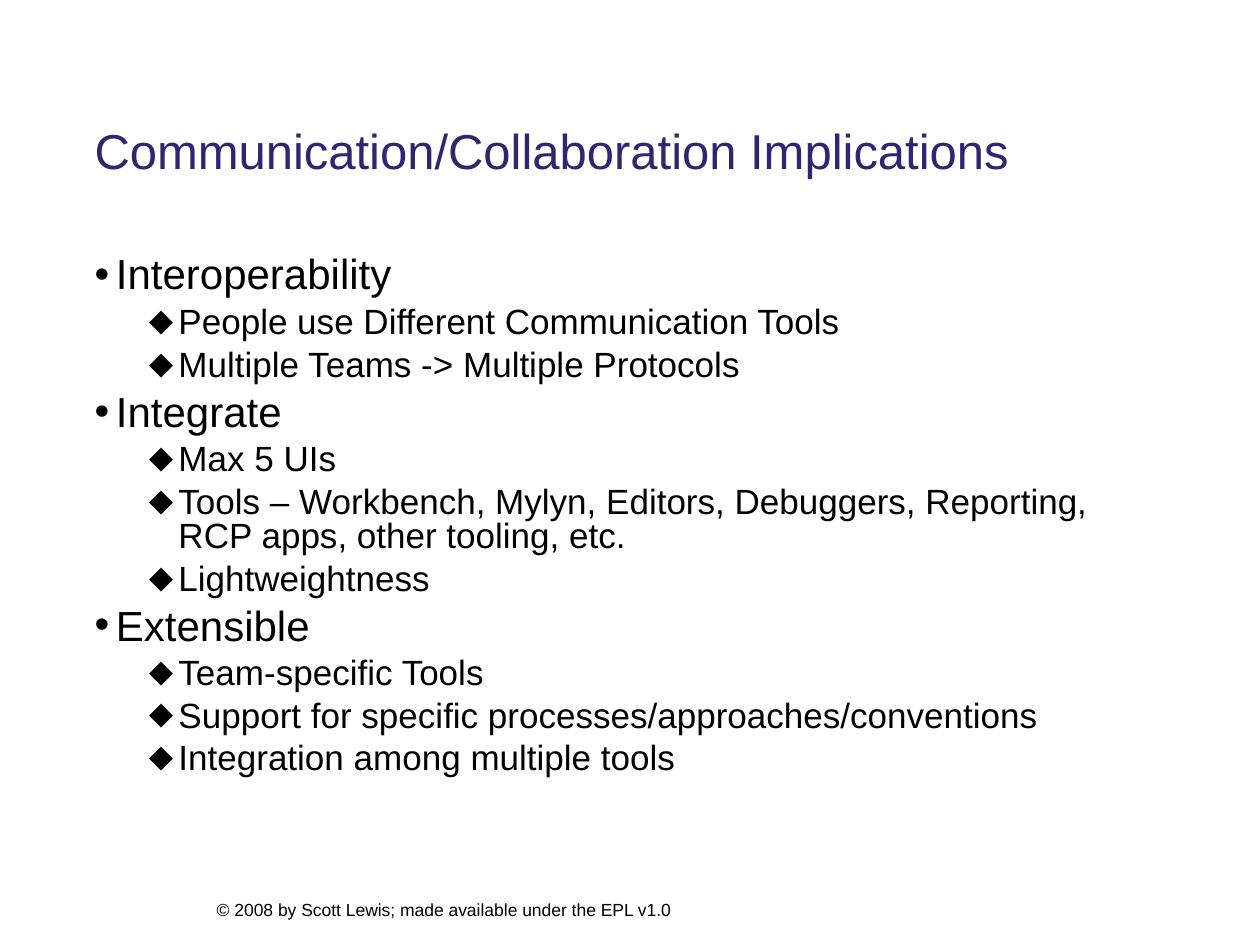
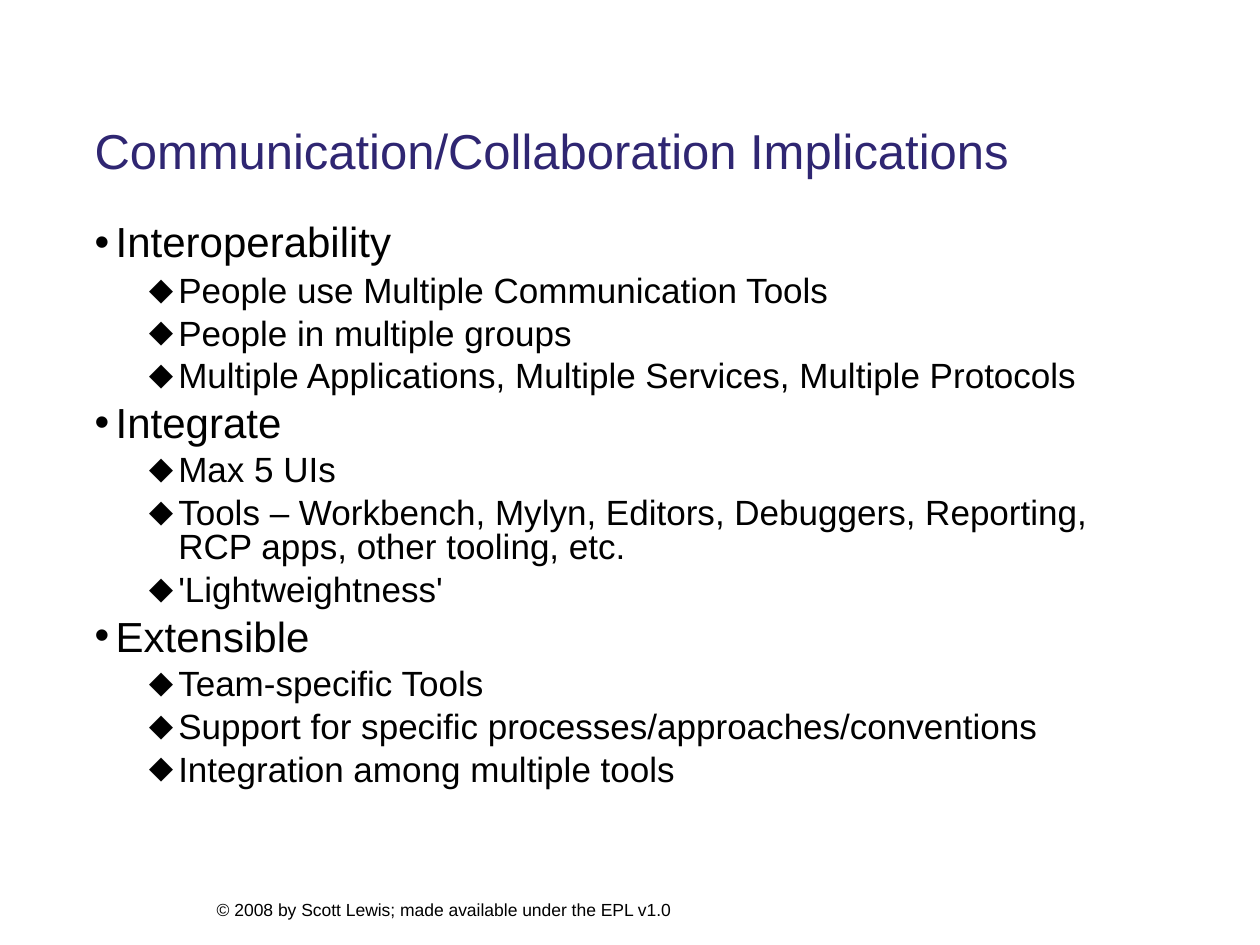
Before and after one commit to eclipse/ecf-website, a slide deck: slide 3 of presentations/eclipsecon2008/longtalk134/ecf_eclipsecon2008_134_DRAFT.ppt. Drawn at 1260x945 pixels with LibreOffice and Linux fonts; fonts in the diff are those of the drawing; background and template pictures are left out. Boxes give left, top, right and bottom in pixels: in the first picture for what was removed or moved away, otherwise in the second. Text is boxed around its words. In the diff, an @@ line names an element or a change of style, - is before the commit and + after.

Commit message:
Slide update

```diff
--- a/presentations/eclipsecon2008/longtalk134/ecf_eclipsecon2008_134_DRAFT.ppt
+++ b/presentations/eclipsecon2008/longtalk134/ecf_eclipsecon2008_134_DRAFT.ppt
@@ text "Interoperability": place and size @@
-text "Interoperability" at [116, 258, 1087, 777]
+text "Interoperability" at [116, 226, 1087, 788]
@@ text at [178, 277, 1076, 395]: text changed @@
-  ⬥ People use Different Communication Tools
-  ⬥ Multiple Teams -> Multiple Protocols
+  ⬥ People use Multiple Communication Tools
+  ⬥ People in multiple groups
+  ⬥ Multiple Applications, Multiple Services, Multiple Protocols
@@ text at [178, 458, 1087, 788]: indent changed @@
@@ text at [178, 576, 442, 609]: text changed @@
-  ⬥ Lightweightness
+  ⬥ 'Lightweightness'
```
Also in this commit, not shown: 15 other slides changed, 1 other file.
